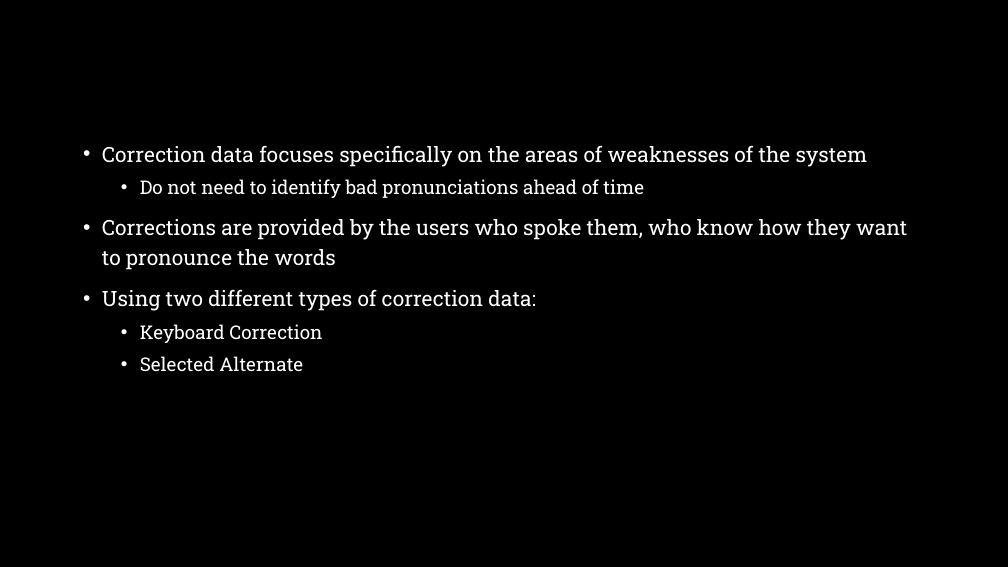
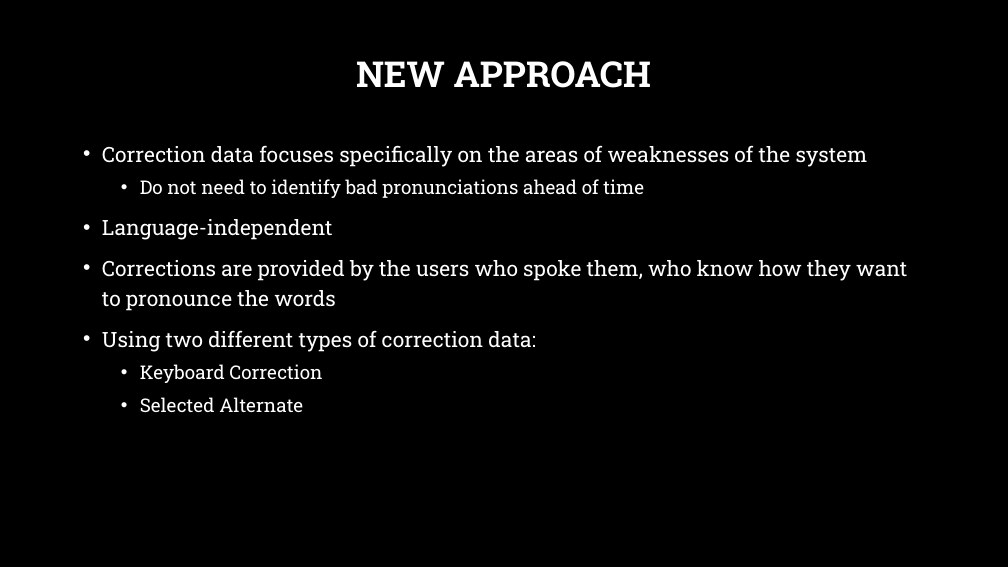
Before and after one commit to msnyde8/COSC757, a slide deck: slide 4 of Assignments/ArticleSummary/ArticleSummarySlides-MJS.pptx. Drawn at 1008x567 pixels with LibreOffice and Linux fonts; fonts in the diff are those of the drawing; background and template pictures are left out. Boxes give left, top, right and bottom in pixels: in the first picture for what was removed or moved away, otherwise in the second. Text is boxed around its words. In the diff, an @@ line names an element or a change of style, - is before the commit and + after.

```diff
--- a/Assignments/ArticleSummary/ArticleSummarySlides-MJS.pptx
+++ b/Assignments/ArticleSummary/ArticleSummarySlides-MJS.pptx
@@ title added at (356, 61, 651, 88), 34 pt, text #FFFFFF, bold @@
+NEW APPROACH
@@ text at (102, 219, 333, 240): paragraph added @@
+• Language-independent
```
Also in this commit, not shown: 5 other slides changed, 1 slide added, 1 slide removed, 2 other files.
